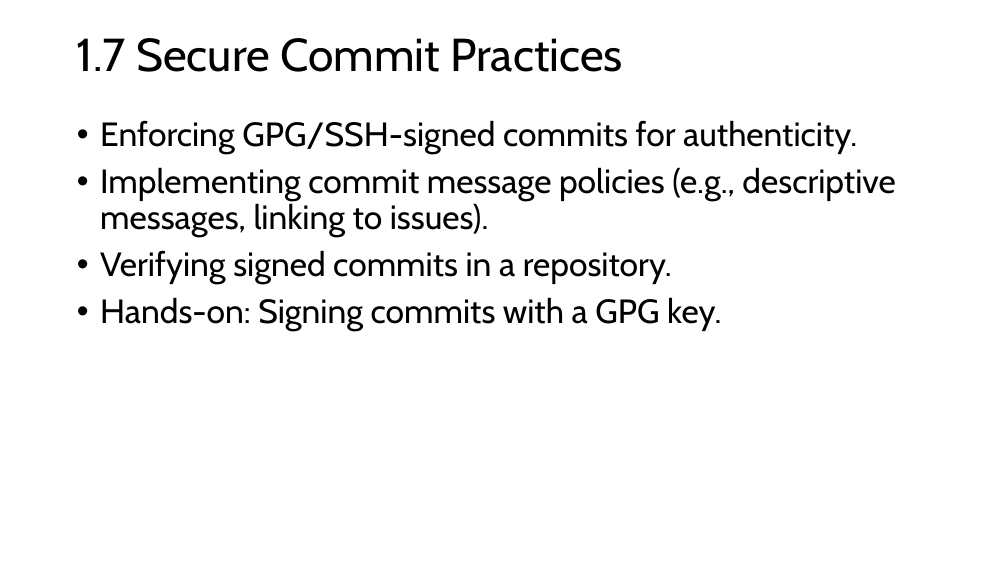
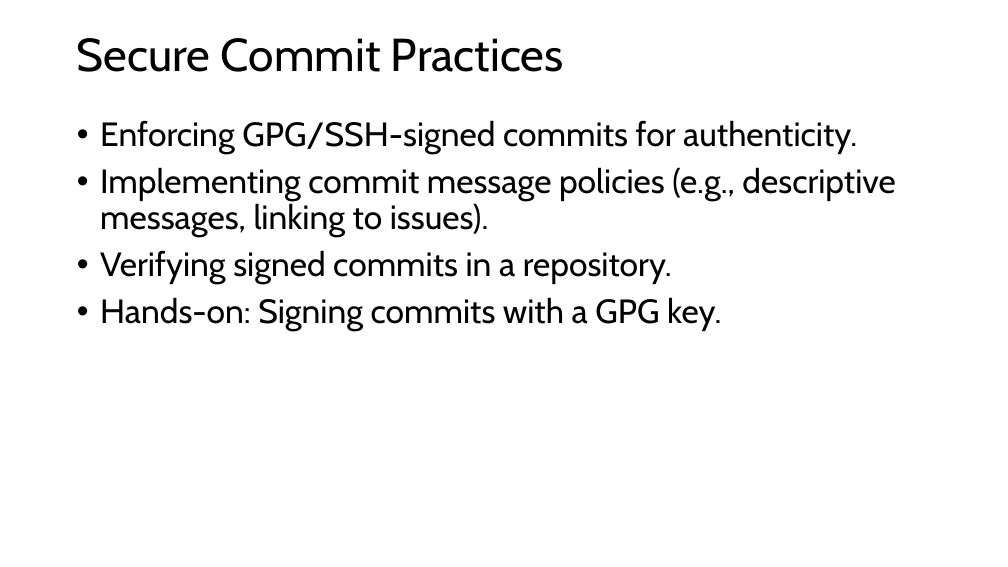
Before and after one commit to FSCJ-FacultyDev/SWC-Columbus-2025, a slide deck: slide 15 of Slides-Day1.pptx. Drawn at 1008x567 pixels with LibreOffice and Linux fonts; fonts in the diff are those of the drawing. Boxes give left, top, right and bottom in pixels: in the first picture for what was removed or moved away, otherwise in the second. Text is boxed around its words. In the diff, an @@ line names an element or a change of style, - is before the commit and + after.

```diff
--- a/Slides-Day1.pptx
+++ b/Slides-Day1.pptx
@@ title at (77,38,563,72): text changed @@
-1.7 Secure Commit Practices
+Secure Commit Practices
```
Also in this commit, not shown: 12 other slides changed, 9 slides added.
